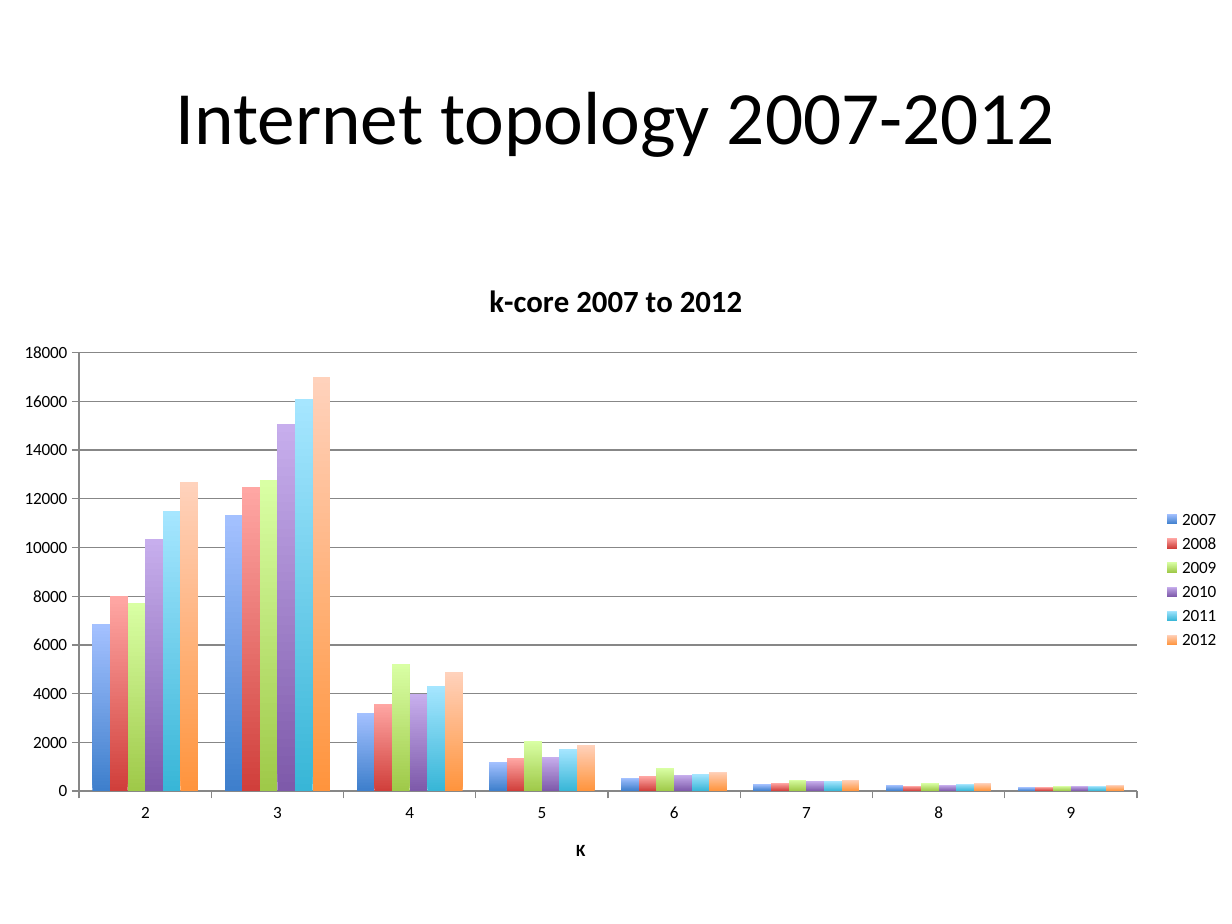
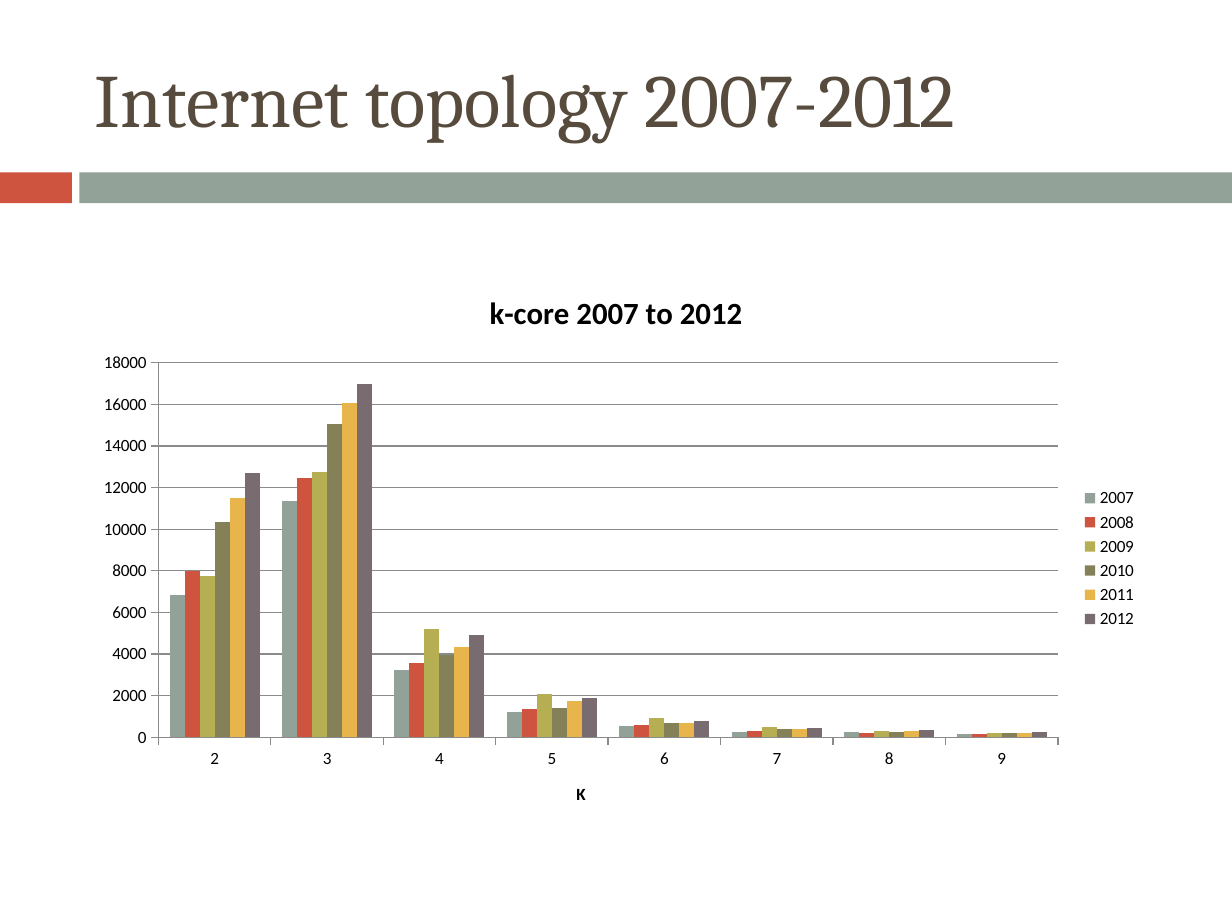
Before and after one commit to morellid/k-dense, a slide deck: slide 9 of presentation/kcore-kdense.pptx. Drawn at 1232x924 pixels with LibreOffice and Linux fonts; fonts in the diff are those of the drawing. Boxes give left, top, right and bottom in pixels: in the first picture for what was removed or moved away, otherwise in the second. Text is boxed around its words. In the diff, an @@ line names an element or a change of style, - is before the commit and + after.

```diff
--- a/presentation/kcore-kdense.pptx
+++ b/presentation/kcore-kdense.pptx
@@ title "Internet topology 2007-2012": place and size @@
-title "Internet topology 2007-2012" at [176,91,1055,157]
+title "Internet topology 2007-2012" at [95,74,956,144]
@@ title "Internet topology 2007-2012" at [95,74,956,144]: font Calibri to Cambria, text colour #000000 to #564B3C; alignment centre to left @@
@@ rectangle added at [0,172,71,203], fill #CF543F @@
@@ rectangle added at [80,172,1232,203], fill #93A299 @@
@@ column chart at [83,267,1149,849] @@
@@ colour of 2007 #4F81BD to #93A299 @@
@@ colour of 2008 #C0504D to #CF543F @@
@@ colour of 2009 #9BBB59 to #B5AE53 @@
@@ colour of 2010 #8064A2 to #848058 @@
@@ colour of 2011 #4BACC6 to #E8B54D @@
@@ colour of 2012 #F79646 to #786C71 @@
@@ column chart: place and size @@
-column chart at [0,255,1232,906]
+column chart at [83,267,1149,849]
```
Also in this commit, not shown: 12 other slides changed, 1 slide added, 1 slide removed.
